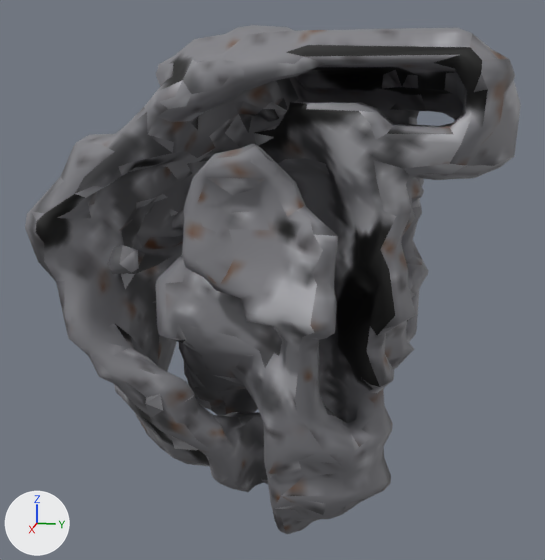
A saved change to the glTF model www/proto3d/models/beth/equipment/fitted/orin/orin_plate_common_shoulder_R.glb.
Camera for both pictures: a 50 mm lens placed at (0.447, 0.06, 1.576), pointed at (-0.344, -0.098, 1.378). Arrows for +X, +Y and +Z are at lower left; the lights stay in place. The first picture is the older version. Vertices at exactly the same position are counted once.

Objects in the first picture: 'orin_plate_common_shoulder_R'.
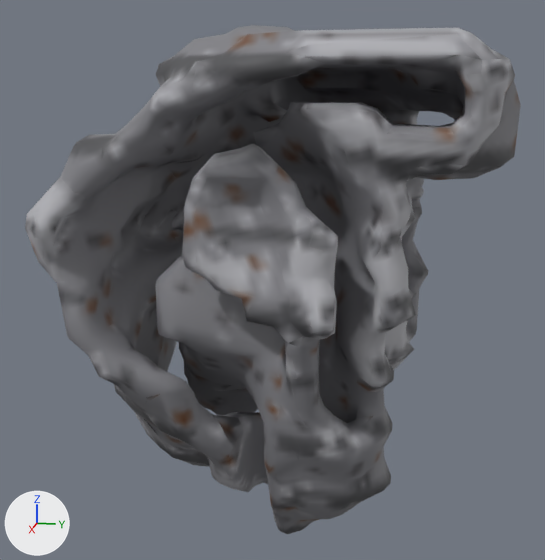
Pixel boxes (x1, y1, x2, y2) of what changed, in the pictures (545 x 560 px; the box of a moved part takes in the faces that stretch with it):
part 1 of me_orin_plate_common_shoulder_r_hi_001, deleted: before (108, 245, 139, 274)
part 2 of me_orin_plate_common_shoulder_r_hi_001, moved or reshaped: before (177, 102, 408, 527); after (178, 102, 408, 527)
part 3 of me_orin_plate_common_shoulder_r_hi_001, moved or reshaped: before (41, 265, 69, 338); after (40, 264, 69, 338)
part 4 of me_orin_plate_common_shoulder_r_hi_001, surface changed: (25, 28, 521, 534) in both

The edits, one by one:
me_orin_plate_common_shoulder_r_hi_001 is used by ob_orin_plate_common_shoulder_r; location (0.0, 0.0, 0.0).
me_orin_plate_common_shoulder_r_hi_001 had 2496 vertices, 5000 faces and spanned x -0.519..-0.166, y -0.316..0.14, z 1.09..1.638.
me_orin_plate_common_shoulder_r_hi_001 now has 2504 vertices, 5020 faces and spans x -0.519..-0.166, y -0.316..0.14, z 1.09..1.638.
me_orin_plate_common_shoulder_r_hi_001 part 1: the loose piece of 14 vertices spanning x -0.193..-0.166, y -0.217..-0.191, z 1.418..1.445 is deleted.
Part 2, on me_orin_plate_common_shoulder_r_hi_001:
19 vertices are removed from x -0.449..-0.207, y -0.224..0.041, z 1.133..1.556.
132 faces are deleted.
38 vertices are added at x -0.45..-0.207, y -0.227..0.04, z 1.127..1.556.
170 new faces join them.
Part 3, on me_orin_plate_common_shoulder_r_hi_001:
3 vertices are removed from x -0.249..-0.208, y -0.29..-0.276, z 1.349..1.401.
19 faces are deleted.
6 vertices are added at (-0.249, -0.281, 1.401), (-0.243, -0.287, 1.405), (-0.221, -0.279, 1.354), (-0.205, -0.275, 1.348), (-0.22, -0.29, 1.396), (-0.216, -0.289, 1.398).
25 new faces join them.
me_orin_plate_common_shoulder_r_hi_001 part 4: 4824 kept faces spanning x -0.519..-0.166, y -0.316..0.14, z 1.09..1.638 get new texture (UV) coordinates.
